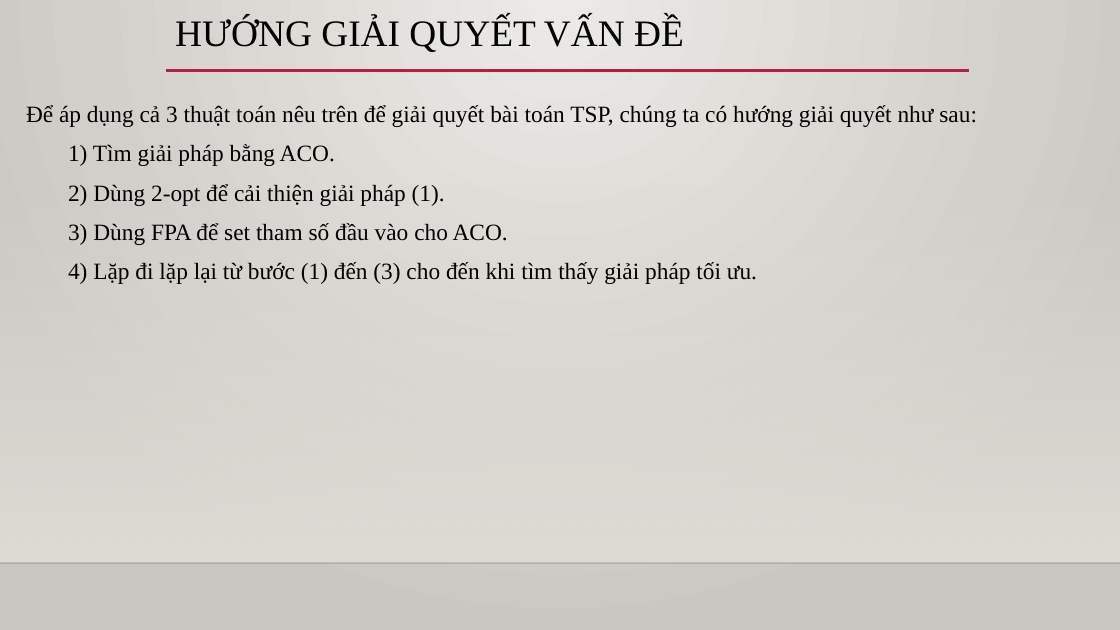
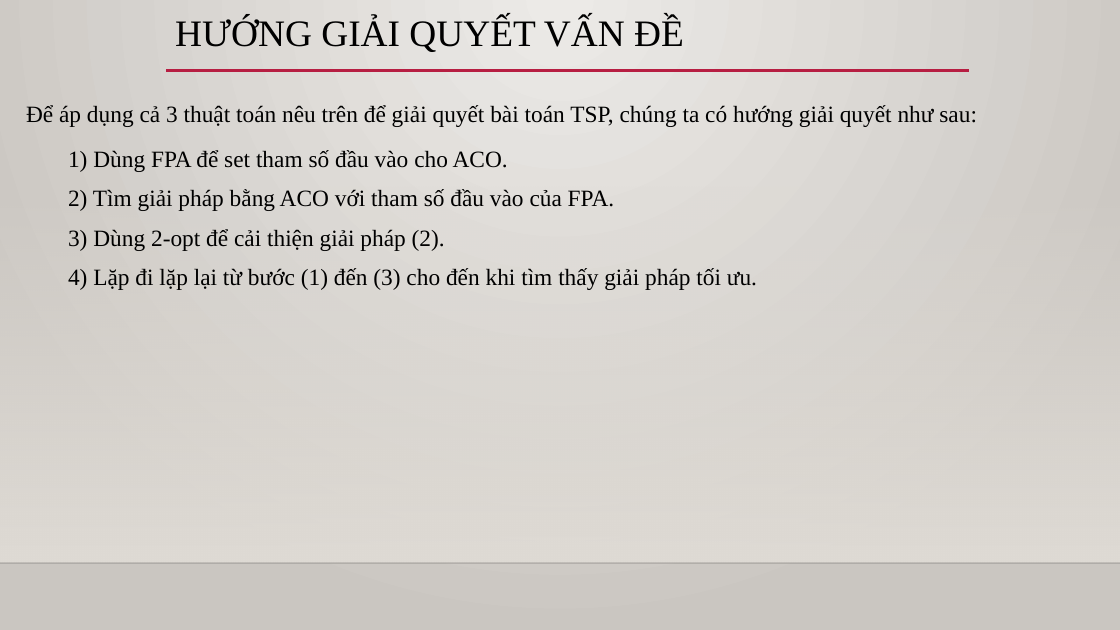
Before and after one commit to maihathm/PTTKGT-midterm, a slide deck: slide 11 of Slide_TT/52000775_52000896_52000092.pptx. Drawn at 1120x630 pixels with LibreOffice and Linux fonts; fonts in the diff are those of the drawing; background and template pictures are left out. Boxes give left, top, right and bottom in pixels: in the first picture for what was removed or moved away, otherwise in the second. Text is boxed around its words. In the diff, an @@ line names an element or a change of style, - is before the commit and + after.

```diff
--- a/Slide_TT/52000775_52000896_52000092.pptx
+++ b/Slide_TT/52000775_52000896_52000092.pptx
@@ text at box(68, 150, 615, 251): text changed @@
-  1) Tìm giải pháp bằng ACO.
-  2) Dùng 2-opt để cải thiện giải pháp (1).
-  3) Dùng FPA để set tham số đầu vào cho ACO.
+1) Dùng FPA để set tham số đầu vào cho ACO.
+  2) Tìm giải pháp bằng ACO với tham số đầu vào của FPA.
+  3) Dùng 2-opt để cải thiện giải pháp (2).
```
Also in this commit, not shown: 2 other slides changed, 6 other files.
